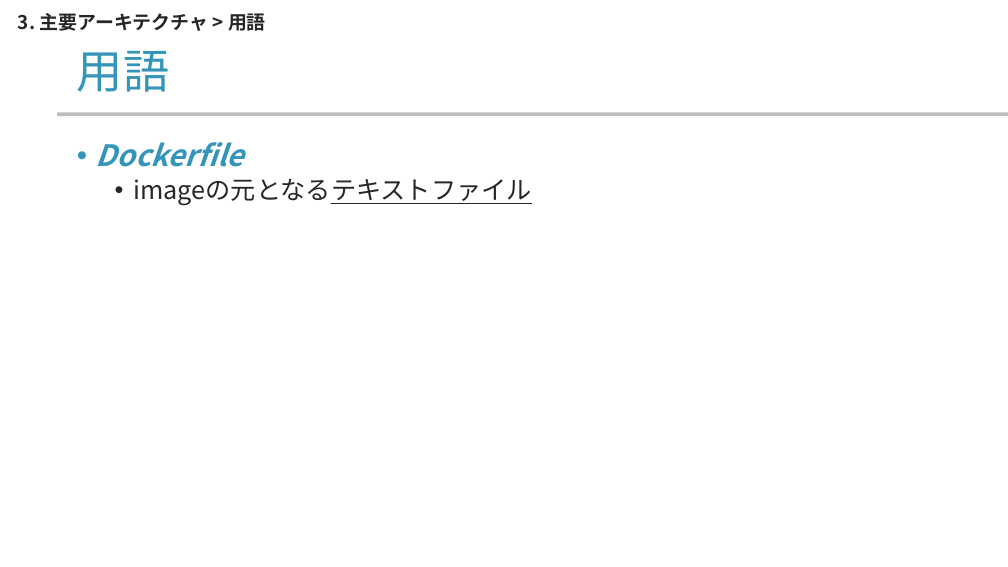
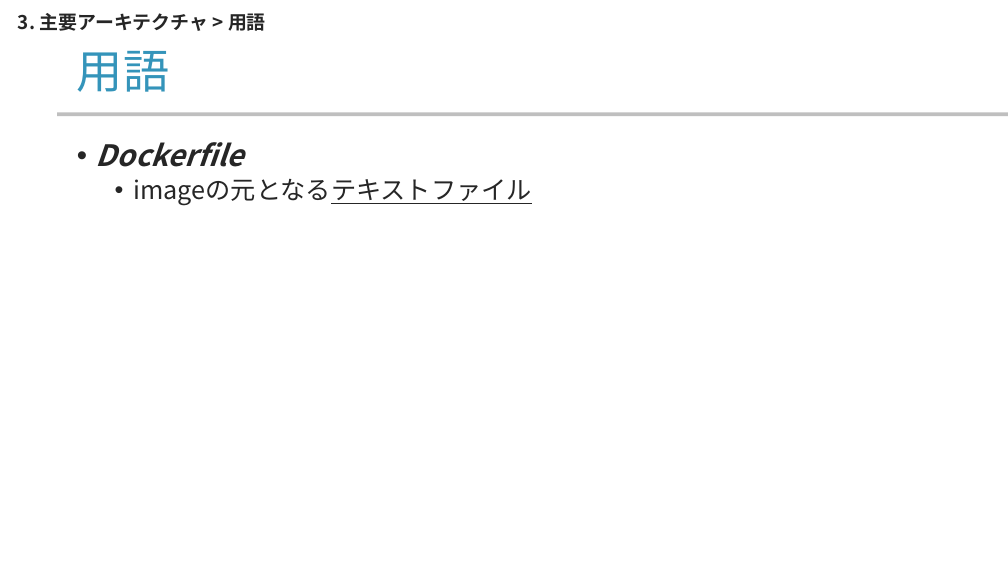
Before and after one commit to yamada-ai/java-prac, a slide deck: slide 12 of docker-container.pptx. Drawn at 1008x567 pixels with LibreOffice and Linux fonts; fonts in the diff are those of the drawing; background and template pictures are left out. Boxes give left, top, right and bottom in pixels: in the first picture for what was removed or moved away, otherwise in the second. Text is boxed around its words. In the diff, an @@ line names an element or a change of style, - is before the commit and + after.

```diff
--- a/docker-container.pptx
+++ b/docker-container.pptx
@@ text at <box>96,142,244,167</box>: text colour #3494BA to #262626 in "Dockerfile" @@
```
Also in this commit, not shown: 1 slide added.
